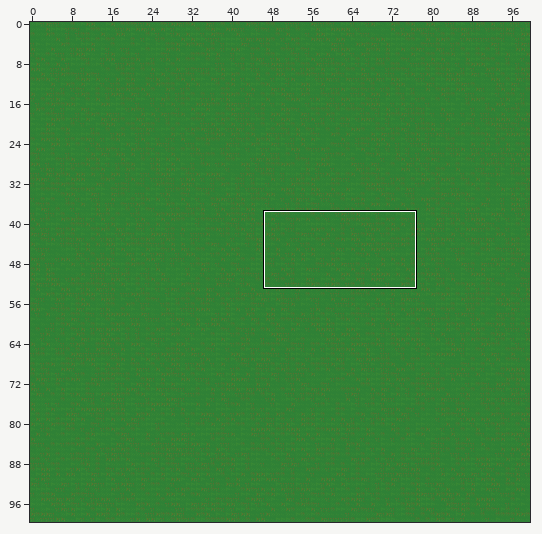
Two states of a Tiled map, data/map.tmx. Above: a wide view before the commit, with the close-up outlined.
Close-up. As it was:
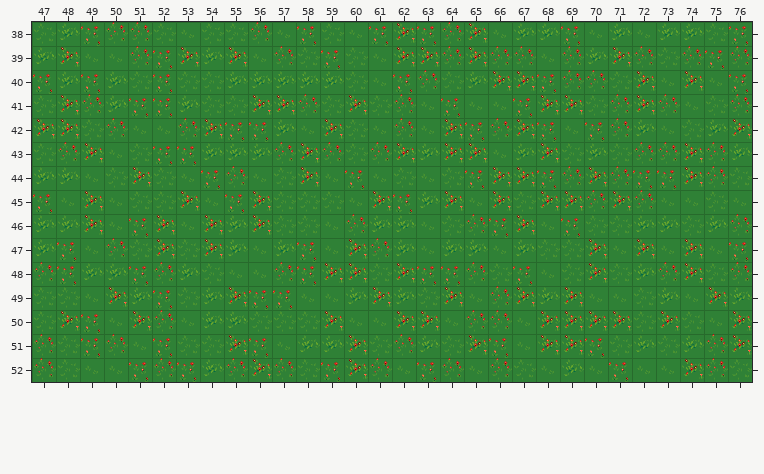
Cells are 32x32 px. Shown: x 47..76, y 38..52. The commit also changed other parts of the map, which this record leaves out.
Once edited:
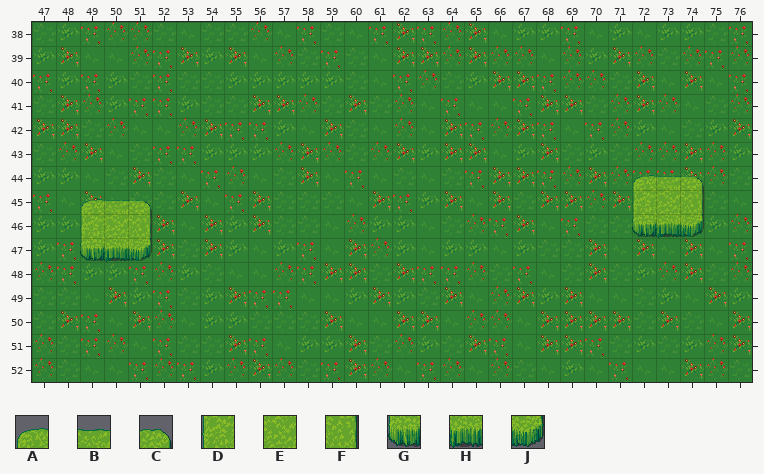
Key: from "ground": A 268, B 269, C 270, D 300, E 301, F 302, G 332, H 333, J 334.
_ is an empty cell, . an unchanged one.
Tiles of an added or newly shown layer are drawn over the layers below it.
The edit:
--- layer "decoration" (added)
@@ x 49..74 @@
-44 .......................___
-45 ___....................___
-46 ___....................___
-47 ___.......................
+44 .......................ABC
+45 ABC....................DEF
+46 DEF....................GHJ
+47 GHJ.......................
